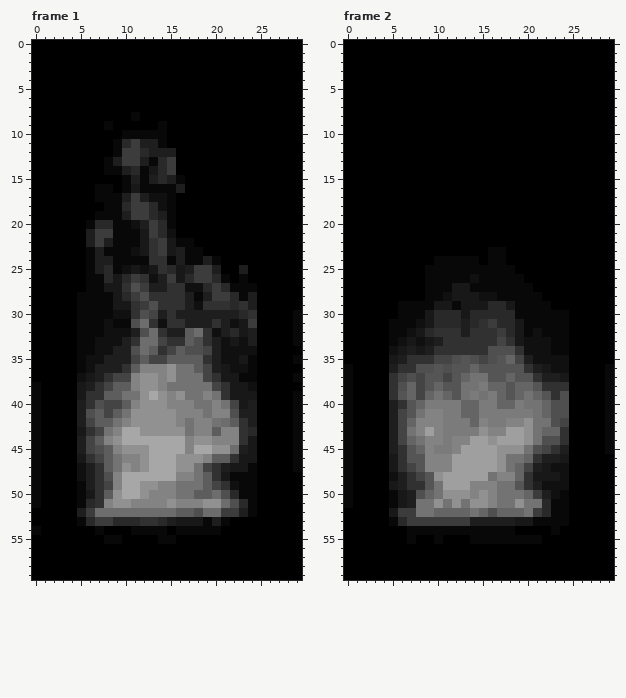
Two states of a animated GIF sprite, images/processed/fire-sobel.gif. Above, as it was before the edit.
The file is 30x60 pixels, 33 frames. Colours within 5 levels of each other are drawn and written as one. Shown: frame 1, frame 2. The commit also changed other frames, which this record leaves out.
After:
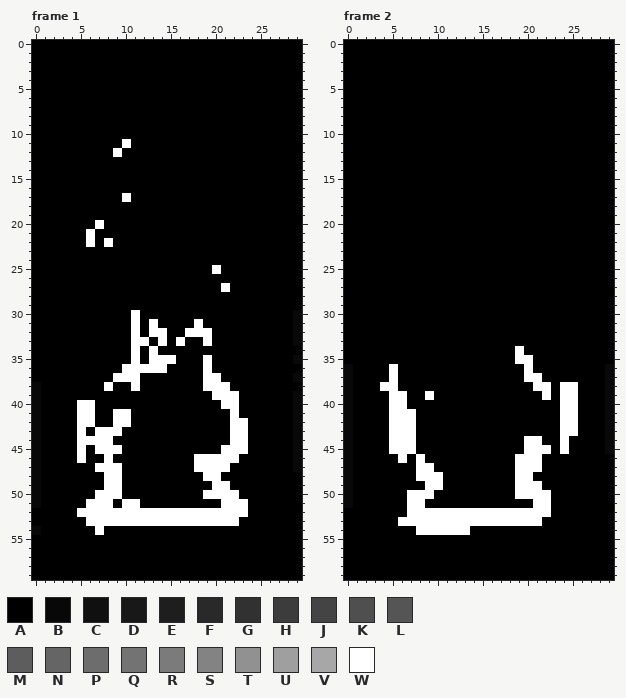
Palette (. is transparent): A #000000  B #080808  C #101010  D #181818  E #1e1e1e  F #292929  G #313131  H #3c3c3c  J #444444  K #4f4f4f  L #555555  M #5d5d5d  N #656565  P #6d6d6d  Q #737373  R #7b7b7b  S #838383  T #919191  U #9f9f9f  V #a7a7a7  W #ffffff
Difference:
Frame 1:
y 8: x 11 B -> A
y 9: x 8 B -> A; x 14 B -> A
y 10: x 10..14 BBBBB -> AAAAA
y 11: x 9..14 BFHEEB -> AWAAAA
y 12: x 9..15 BHHFEEE -> WAAAAAA
y 13: x 8..15 BEHHEBFH -> AAAAAAAA
y 14: x 8..15 BBEFBDFH -> AAAAAAAA
y 15: x 10..16 BEBEFEB -> AAAAAAA
y 16: x 7..8 BB -> AA; x 10..16 BDBBBBE -> AAAAAAA
y 17: x 7..15 BBBEHECCB -> AAAWAAAAA
y 18: x 8..15 BBFHHFCB -> AAAAAAAA
y 19: x 7..15 BBBEHHFEB -> AAAAAAAAA
y 20: x 6..15 BFFBBCEHFB -> AWAAAAAAAA
y 21: x 6..15 EHHBBBDHFC -> WAAAAAAAAA
y 22: x 6..17 EHEBBBDGHDBB -> WAWAAAAAAAAA
y 23: x 6..18 BEBBBCDGHDEBB -> AAAAAAAAAAAAA
y 24: x 6..20 BEEBBBBGGBEBBEB -> AAAAAAAAAAAAAAA
y 25: x 6..20 BEFBCDCDGFDEHHE -> AAAAAAAAAAAAAAW; x 23 E -> A
y 26: x 6..21 BBFDFHGCEHDFHHFB -> AAAAAAAAAAAAAAAA; x 23 B -> A
y 27: x 6..24 BBDDGKHEEGGCCFHFBBB -> AAAAAAAAAAAAAAAWAAA
y 28: x 5..24 BBBBDFHKGGGGEBEHHFBE -> AAAAAAAAAAAAAAAAAAAA
y 29: x 5..24 BBBBDDGHKGGGECGGGFGE -> AAAAAAAAAAAAAAAAAAAA
y 30: x 5..24 BBBBCCGKJEGEEEEEEEFG -> AAAAAAWAAAAAAAAAAAAA
y 31: x 5..24 BBBCBBKPGCGGEEEGECDH -> AAAAAAWAWAAAAWAAAAAA
y 32: x 5..24 BBBCCCEKPGEEMPGCEFDE -> AAAAAAWAWWAAWWWAAAAA
y 33: x 5..24 BBCCCEGPPJGGMKGECDCE -> AAAAAAWWAWAWAAWAAAAA
y 34: x 5..24 BBCCEEKPMGJMKKJECCCC -> AAAAAAWAWAAAAAAAAAAA
y 35: x 5..24 BCCEEEJMJJMMMMGECCDB -> AAAAAAWAWWWAAAWAAAAA
y 36: x 5..24 BCEEEGMSSSTQQMJEDCCB -> AAAAAWWWWWAAAAWAAAAA
y 37: x 5..24 CDEGJJSTTSTQQQJGDDBB -> AAAAWWWAAAAAAAWWAAAA
y 38: x 5..24 DEGJMMSTTSQQQQQJGDDC -> AAAWAAWAAAAAAAWWWAAA
y 39: x 5..24 DGGMMQQTVTSTQQSQGDDD -> AAAAAAAAAAAAAAAWWWAA
y 40: x 5..24 EGKJJMSTTTSSSQQSQJDE -> WWAAAAAAAAAAAAAAWWAA
y 41: x 5..24 EKMJMQTTTTTSSSQSSKEE -> WWAAWWAAAAAAAAAAAWAA
y 42: x 5..24 EJMMQSTTTTTSQSSQPMGE -> WWAAWWAAAAAAAAAAAWWA
y 43: x 5..24 DGJQSVVTTTTTQSSMSSGF -> WAWWWAAAAAAAAAAAAWWA
y 44: x 5..24 EJMSTVVVVVVVSTTSSSGD -> WWWWAAAAAAAAAAAAAWWA
y 45: x 5..24 EJKMSTTTVVVVSVVTTPED -> WAWWWAAAAAAAAAAAWWWA
y 46: x 5..24 DGJMQSSTVVVTTTSMMGDD -> WAAWAAAAAAAAAWWWWWAA
y 47: x 5..24 CEGMQTSTVVVTTQJGEDDB -> AAWWWAAAAAAAAWWWWAAA
y 48: x 5..24 CEGKSVVVVVVSSQMGDBBB -> AAAWWAAAAAAAAAWWAAAA
y 49: x 5..24 BEGJSVVTTSSQQQMJGCBB -> AAAWWAAAAAAAAAAWWAAA
y 50: x 5..24 BDGMTVVTSSSQQMMPKFBB -> AAWWWAAAAAAAAAWWWWAA
y 51: x 5..24 BFGSTTSSSSTSSSTTPKFB -> AWWWAWWAAAAAAAAAWWWA
y 52: x 5..24 EHPPPPPPPPPMMKPPHHEB -> WWWWWWWWWWWWWWWWWWWA
y 53: x 5..22 BFHHFFFGGFEDDDBEBA -> AWWWWWWWWWWWWWWWWW
y 54: x 7 B -> W; x 11..14 BBBB -> AAAA; x 16..20 BBBBB -> AAAAA
y 55: x 8..9 BB -> AA; x 14..15 BB -> AA
Frame 2:
y 23: x 16..17 BB -> AA
y 24: x 10..14 BBBBB -> AAAAA; x 16..17 BB -> AA
y 25: x 9..18 BBBBBBBBBB -> AAAAAAAAAA
y 26: x 9..19 BBBBBCBBBBB -> AAAAAAAAAAA
y 27: x 9..20 BBBDDBBBBBBB -> AAAAAAAAAAAA
y 28: x 9..21 BBCDDDCCBBBBB -> AAAAAAAAAAAAA
y 29: x 6..22 BBBBDDBDDDFFDBBBB -> AAAAAAAAAAAAAAAAA
y 30: x 6..24 BBBDFFFDFFFFFBBBBBB -> AAAAAAAAAAAAAAAAAAA
y 31: x 5..24 BBBCDFFFEFGHFFDBBBBB -> AAAAAAAAAAAAAAAAAAAA
y 32: x 5..24 BBCDFGGGEGGGHFDBCBBB -> AAAAAAAAAAAAAAAAAAAA
y 33: x 5..24 BCDCDEGGGGGGJGDCCCBB -> AAAAAAAAAAAAAAAAAAAA
y 34: x 5..24 CDEDEGGGGGGKKKGCCCBB -> AAAAAAAAAAAAAAWAAAAA
y 35: x 5..24 DEGGGJJKLKJKLNJECCCC -> AAAAAAAAAAAAAAWWAAAA
y 36: x 5..24 EGGKKLKLLNLLLLLGEDCC -> WAAAAAAAAAAAAAAWAAAA
y 37: x 5..24 GJKJLLJLNQQLLNLLGEED -> WAAAAAAAAAAAAAAWWAAA
y 38: x 4..25 AGKNJLNLLQQRNNLNNLGGGA -> WWAAAAAAAAAAAAAAAWWAWW
y 39: x 5..25 GLNJNQNLQRQRNLNQNLGKA -> WWAAWAAAAAAAAAAAAWAWW
y 40: x 5..25 EGLNRRRRNNRRNNRQQNKKA -> WWAAAAAAAAAAAAAAAAAWW
y 41: x 5..25 EJLQSSRRNNRRRRRRQNKKA -> WWWAAAAAAAAAAAAAAAAWW
y 42: x 5..25 EJNSSSRRRNSRRSSTQQKJA -> WWWAAAAAAAAAAAAAAAAWW
y 43: x 5..25 EJQSUSRRRRTSSUUTQNNGA -> WWWAAAAAAAAAAAAAAAAWW
y 44: x 5..24 EJNQSSRSSUUTUUUTQKKG -> WWWAAAAAAAAAAAAWWAAW
y 45: x 5..24 EGLNSRRSUUUUTTTQKJGE -> WWWAAAAAAAAAAAAWWWAW
y 46: x 5..24 DGLLSSSUUUUUTQQNGEED -> AWAWAAAAAAAAAAWWWAAA
y 47: x 5..24 DGJLSSSUUUUUTQNJEDCC -> AAAWWAAAAAAAAAWWWAAA
y 48: x 5..24 CEGJLTUUUUUQSSNGDDDC -> AAAWWWAAAAAAAAWWAAAA
y 49: x 5..24 DEGGLQUUUSSSQQLGECCC -> AAAAWWAAAAAAAAWWWAAA
y 50: x 5..24 BDEKNQTTTSTSQQQNHECB -> AAWWWAAAAAAAAAWWWWAA
y 51: x 5..24 BDEQQTQTQTTSQQTQQFBB -> AAWWAAAAAAAAAAAAWWAA
y 52: x 5..24 DHHQQNNNNQNKNNNQHFBB -> AAWWWWWWWWWWWWWWWWAA
y 53: x 5..24 BFHHHHHHHEEEEEDDBBBB -> AWWWWWWWWWWWWWWWWAAA
y 54: x 7..18 BBBBBBBBBBBB -> AWWWWWWAAAAA; x 23 B -> A
y 55: x 7 B -> A; x 10 B -> A; x 14..21 BBBBBBBB -> AAAAAAAA
Changed places in both pictures, as pixel boxes (x1, y1, x2, y2):
changed: (77, 112, 257, 544)
changed: (380, 247, 578, 544)
